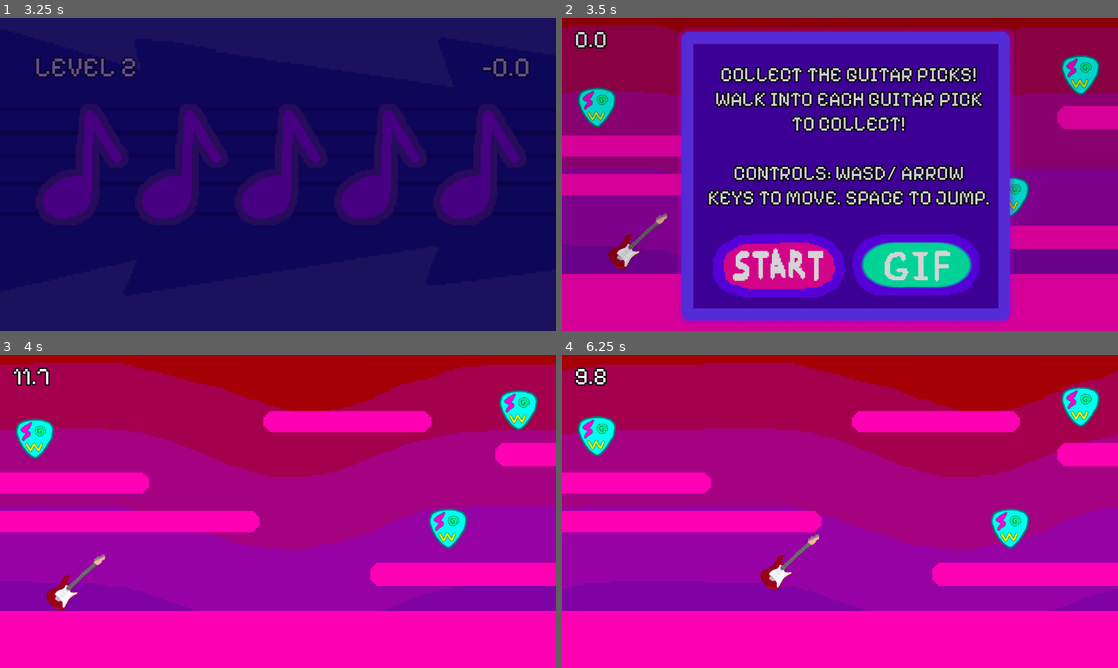
Above: before the commit, frames 1-4 (two rows, left to right).
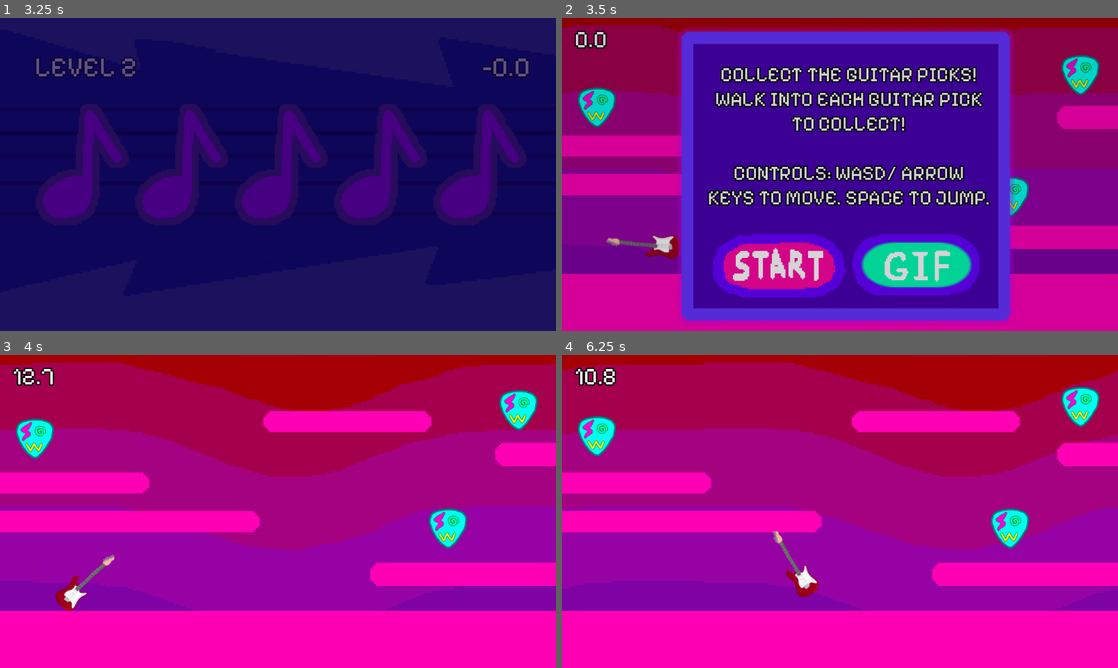
Above: after the commit, the same moments.

Repository: awesomesauce4646/tempo_surge
Game: Godot game, scene res://scenes/title_screen.tscn
The game is run twice, just before and just after one commit, with the same random seed, the same clock (stepped at 60 frames per second) and the same inputs.
Inputs (mouse positions are in pixels of both pictures, inside the frame that each line leads up to):
- Up to frame 1 (3.25 s): click (94, 255) at 0.5 s; tap Enter at 1.25 s; move the mouse to (400, 158) at 1.27 s; hold E (e) 1.28-2.03 s; hold D (right) 1.28-2.78 s; click (400, 158) at 1.42 s; tap W (jump) at 1.52, 2.27 s; tap Q (q) at 1.55, 2.1, 3.05 s; tap Space at 2 s; move the mouse to (166, 190) at 2.02 s; tap E (e) at 2.3 s; move the mouse to (333, 105) at 2.77 s; hold A (left) from 2.78 s (still down); hold E (e) from 2.78 s (still down)
- Up to frame 2 (3.5 s): keep holding A (left); keep holding E (e)
- Up to frame 3 (4 s): release A (left) at 3.5 s; release E (e) at 3.5 s; click (216, 602) at 3.5 s
- Up to frame 4 (6.25 s): move the mouse to (812, 574) at 4.27 s; hold D (right) 4.28-5.78 s; tap 1 (key_one) at 4.35 s; click (812, 574) at 4.42 s; tap W (jump) at 4.52, 5.27, 6.02 s; tap E (e) at 4.55, 6.05 s; move the mouse to (1006, 558) at 5.02 s; hold 3 (key_three) 5.03-5.78 s; tap Q (q) at 5.3 s; move the mouse to (673, 464) at 5.77 s; hold A (left) from 5.78 s (still down); tap 2 (key_two) at 5.85 s

Frame 1 is identical in both runs. In frame 2, 0.9% of the frame differs, in the area x 7-22%, y 62-81%; in frame 3, 1.0%; in frame 4, 1.3%, in the area x 2-47%, y 4-78%.

Commit message:
guitar spin while walking minigame 1

Diff:
--- a/gds/minigame_1.gd
+++ b/gds/minigame_1.gd
@@ -41,7 +41,7 @@
 		barrierTwo.free()
 		start = false
 		move_platform() # platform 6 starts moving when the game starts
-		await themed_timer.Timer(12 + Global.extra_time) #accessing a function from this node
+		await themed_timer.Timer(13 + Global.extra_time) #accessing a function from this node
 		#after this is compeleted...
 		timer_end = true # now we're saying "oh ye you ran out of time"
 	if note_collected == 3: # the double equals is just an argument asking if it's the same, with "=" it'll give an error
--- a/gds/player.gd
+++ b/gds/player.gd
@@ -1,10 +1,15 @@
 extends CharacterBody2D
 
 @onready var jumpNoise: AudioStreamPlayer2D = $Jump
+@onready var anim: AnimatedSprite2D = $AnimatedSprite2D
 
 const SPEED = 300.0
 const JUMP_VELOCITY = -500.0
+const REST_FRAME = 0
 
+func _ready() -> void:
+	anim.stop()
+	anim.frame = REST_FRAME
 
 func _physics_process(delta: float) -> void:
 	# Add the gravity.
@@ -16,8 +21,6 @@
 		velocity.y = JUMP_VELOCITY
 		jumpNoise.play()
 
-	# Get the input direction and handle the movement/deceleration.
-	# As good practice, you should replace UI actions with custom gameplay actions.
 	var direction := Input.get_axis("left", "right")
 	if direction:
 		velocity.x = direction * SPEED
@@ -25,3 +28,11 @@
 		velocity.x = move_toward(velocity.x, 0, SPEED)
 
 	move_and_slide()
+
+	if direction > 0:
+		anim.play("default")
+	elif direction < 0:
+		anim.play_backwards("default")
+	else:
+		if anim.frame == 0:
+			anim.stop()
--- a/scenes/minigame_1.tscn
+++ b/scenes/minigame_1.tscn
@@ -16,6 +16,7 @@
 [ext_resource type="Script" uid="uid://cuqydm3t0v7x0" path="res://scenes/guitarPickCentering.gd" id="12_vkn2u"]
 [ext_resource type="Texture2D" uid="uid://b44xrv7rqmoda" path="res://assets/start_tempo.png.png" id="14_2gcu5"]
 [ext_resource type="Script" uid="uid://4amyffha4f7s" path="res://scenes/buttonHover.gd" id="15_g4fmr"]
+[ext_resource type="Texture2D" uid="uid://dxw1igdgrs3g" path="res://assets/guitar.png" id="15_hmgku"]
 [ext_resource type="Texture2D" uid="uid://ihmy2ejhu1as" path="res://assets/instructions-card.png" id="15_n7omf"]
 [ext_resource type="AudioStream" uid="uid://dip0wq0tyusbj" path="res://sounds/pickUp.mp3" id="16_b5m2w"]
 [ext_resource type="AudioStream" uid="uid://3xv1bre6bha6" path="res://sounds/jump.mp3" id="18_df5hh"]
@@ -60,6 +61,21 @@
 [ext_resource type="Texture2D" uid="uid://ojrji58800hj" path="res://gif-images/guitar (38).png" id="58_8fkcr"]
 [ext_resource type="Texture2D" uid="uid://mrye8cq3p2h0" path="res://gif-images/guitar (39).png" id="59_rfdyg"]
 [ext_resource type="Texture2D" uid="uid://bv2nuig3g14sn" path="res://gif-images/guitar (40).png" id="60_gbd0n"]
+[ext_resource type="Texture2D" uid="uid://bnwsfg4hc1vdi" path="res://gif-images/guitar2.png" id="61_hmgku"]
+[ext_resource type="Texture2D" uid="uid://jjp0ov43nte7" path="res://gif-images/guitar3.png" id="62_2dvnu"]
+[ext_resource type="Texture2D" uid="uid://cm26eubc2wurq" path="res://gif-images/guitar4.png" id="63_7bd2t"]
+[ext_resource type="Texture2D" uid="uid://ger2gtnefra1" path="res://gif-images/guitar5.png" id="64_ib503"]
+[ext_resource type="Texture2D" uid="uid://cffygi7ekpt5c" path="res://gif-images/guitar6png.png" id="65_fncbw"]
+[ext_resource type="Texture2D" uid="uid://dpjpoiwmnrnf6" path="res://gif-images/guitar7.png" id="66_do7p7"]
+[ext_resource type="Texture2D" uid="uid://coykbxe531fav" path="res://gif-images/guitar8.png" id="67_upw3u"]
+[ext_resource type="Texture2D" uid="uid://bjv5lkypmgcor" path="res://gif-images/guitar9.png" id="68_gwk14"]
+[ext_resource type="Texture2D" uid="uid://q2p88u45k6pc" path="res://gif-images/guitar10.png" id="69_fsd3v"]
+[ext_resource type="Texture2D" uid="uid://uf35275q0sny" path="res://gif-images/guitar11.png" id="70_f8bhl"]
+[ext_resource type="Texture2D" uid="uid://bh2wgeey1c70j" path="res://gif-images/guitar12.png" id="71_2xox5"]
+[ext_resource type="Texture2D" uid="uid://dqlrmt8ui3dfa" path="res://gif-images/guitar13.png" id="72_2qkcs"]
+[ext_resource type="Texture2D" uid="uid://baequc7f3fc3m" path="res://gif-images/guitar14.png" id="73_dj0no"]
+[ext_resource type="Texture2D" uid="uid://dc50hfx6agib4" path="res://gif-images/guitar15.png" id="74_8tuml"]
+[ext_resource type="Texture2D" uid="uid://b4gmyor8086xn" path="res://gif-images/guitar16.png" id="75_22dsi"]
 
 [sub_resource type="RectangleShape2D" id="RectangleShape2D_7304a"]
 size = Vector2(1324.6563, 37)
@@ -106,6 +122,62 @@
 [sub_resource type="CircleShape2D" id="CircleShape2D_7304a"]
 radius = 46.0
 
+[sub_resource type="SpriteFrames" id="SpriteFrames_g16au"]
+animations = [{
+"frames": [{
+"duration": 0.2,
+"texture": ExtResource("15_hmgku")
+}, {
+"duration": 0.2,
+"texture": ExtResource("61_hmgku")
+}, {
+"duration": 0.2,
+"texture": ExtResource("62_2dvnu")
+}, {
+"duration": 0.2,
+"texture": ExtResource("63_7bd2t")
+}, {
+"duration": 0.2,
+"texture": ExtResource("64_ib503")
+}, {
+"duration": 0.2,
+"texture": ExtResource("65_fncbw")
+}, {
+"duration": 0.2,
+"texture": ExtResource("66_do7p7")
+}, {
+"duration": 0.2,
+"texture": ExtResource("67_upw3u")
+}, {
+"duration": 0.2,
+"texture": ExtResource("68_gwk14")
+}, {
+"duration": 0.2,
+"texture": ExtResource("69_fsd3v")
+}, {
+"duration": 0.2,
+"texture": ExtResource("70_f8bhl")
+}, {
+"duration": 0.2,
+"texture": ExtResource("71_2xox5")
+}, {
+"duration": 0.2,
+"texture": ExtResource("72_2qkcs")
+}, {
+"duration": 0.1,
+"texture": ExtResource("73_dj0no")
+}, {
+"duration": 0.1,
+"texture": ExtResource("74_8tuml")
+}, {
+"duration": 0.1,
+"texture": ExtResource("75_22dsi")
+}],
+"loop": 1,
+"name": &"default",
+"speed": 5.0
+}]
+
 [sub_resource type="RectangleShape2D" id="RectangleShape2D_f50c0"]
 size = Vector2(274.78125, 228.49707)
 
@@ -415,6 +487,12 @@
 [node name="Jump" type="AudioStreamPlayer2D" parent="Player" unique_id=1270492033]
 position = Vector2(-157, -464)
 stream = ExtResource("18_df5hh")
+
+[node name="AnimatedSprite2D" type="AnimatedSprite2D" parent="Player" unique_id=350483100]
+position = Vector2(19, 1)
+sprite_frames = SubResource("SpriteFrames_g16au")
+frame = 15
+frame_progress = 0.79476744
 
 [node name="Barrier" type="StaticBody2D" parent="." unique_id=637672580]
 position = Vector2(-1280.0001, -93)
--- a/scenes/player.tscn
+++ b/scenes/player.tscn
@@ -1,6 +1,5 @@
 [gd_scene format=3 uid="uid://calc6mr02v77q"]
 
-[ext_resource type="Texture2D" uid="uid://dxw1igdgrs3g" path="res://assets/guitar.png" id="1_4flbx"]
 [ext_resource type="Script" uid="uid://bw7wbp0t2ia0k" path="res://gds/player.gd" id="1_onrkg"]
 
 [sub_resource type="CapsuleShape2D" id="CapsuleShape2D_gi7k6"]
@@ -11,7 +10,6 @@
 script = ExtResource("1_onrkg")
 
 [node name="Sprite2D" type="Sprite2D" parent="." unique_id=761096217]
-texture = ExtResource("1_4flbx")
 
 [node name="CollisionShape2D" type="CollisionShape2D" parent="." unique_id=1188596823]
 position = Vector2(6, -2.9999998)
Binary file added: gif-images/guitar10.png
Not shown, added: gif-images/guitar10.png.import
Binary file added: gif-images/guitar11.png
Not shown, added: gif-images/guitar11.png.import
Binary file added: gif-images/guitar12.png
Not shown, added: gif-images/guitar12.png.import
Binary file added: gif-images/guitar13.png
Not shown, added: gif-images/guitar13.png.import
Binary file added: gif-images/guitar14.png
Not shown, added: gif-images/guitar14.png.import
Binary file added: gif-images/guitar15.png
Not shown, added: gif-images/guitar15.png.import
(and 20 more such lines)
